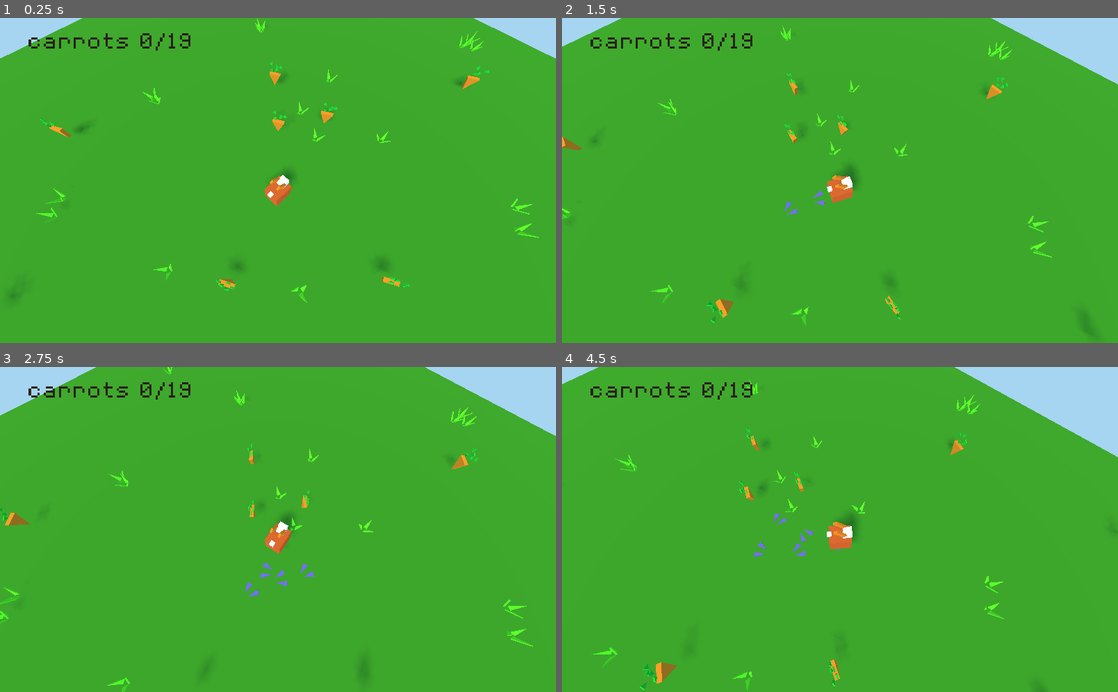
Above: before the commit, frames 1-4 (two rows, left to right).
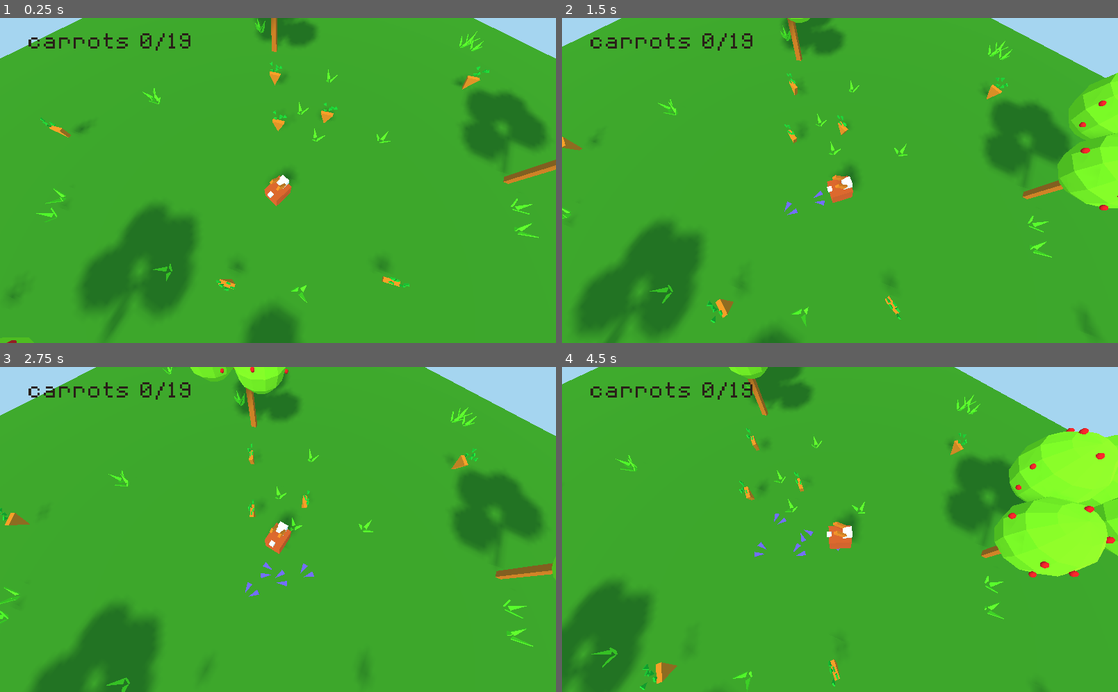
Above: after the commit, the same moments.

Repository: uprun/game-rabbit-and-carrots
Game: Godot game, scene res://game.tscn
Two runs of this game, one before a commit and one after it. Both use one fixed random seed, a clock stepped at 60 frames per second and the inputs below.
Inputs (mouse positions are in pixels of both pictures, inside the frame that each line leads up to):
- Up to frame 1 (0.25 s): no input
- Up to frame 2 (1.5 s): tap Enter at 0.5 s; move the mouse to (962, 164) at 0.52 s; click (962, 164) at 0.67 s; move the mouse to (728, 196) at 1.27 s; click (728, 196) at 1.42 s
- Up to frame 3 (2.75 s): move the mouse to (333, 458) at 2.02 s; click (333, 458) at 2.17 s
- Up to frame 4 (4.5 s): move the mouse to (812, 594) at 2.77 s; click (812, 594) at 2.92 s; move the mouse to (1006, 578) at 3.52 s; click (1006, 578) at 3.67 s; move the mouse to (673, 480) at 4.27 s; click (673, 480) at 4.42 s

The runs differ from the first frame. In frame 1, 9.1% of the frame differs, in the area x 1-100%, y 0-100%; in frame 2, 12%; in frame 3, 8.7%; in frame 4, 15%, in the area x 0-100%, y 0-100%.

Commit message:
added trees

Diff:
--- a/game.tscn
+++ b/game.tscn
@@ -6,6 +6,7 @@
 [ext_resource path="res://game.gd" type="Script" id=4]
 [ext_resource path="res://camera_horizontal.gd" type="Script" id=5]
 [ext_resource path="res://ground2.tscn" type="PackedScene" id=6]
+[ext_resource path="res://tree.tscn" type="PackedScene" id=7]
 
 [sub_resource type="CanvasItemMaterial" id=1]
 
@@ -226,3 +227,15 @@
 visible = false
 mesh = SubResource( 4 )
 material/0 = null
+
+[node name="tree" parent="." instance=ExtResource( 7 )]
+transform = Transform( 1, 0, 0, 0, 1, 0, 0, 0, 1, -0.180367, 0.00388646, 4.95063 )
+
+[node name="tree2" parent="." instance=ExtResource( 7 )]
+transform = Transform( -0.886519, 0, 0.462692, 0, 1, 0, -0.462692, 0, -0.886519, 3.47742, 0.00388741, 3.9353 )
+
+[node name="tree3" parent="." instance=ExtResource( 7 )]
+transform = Transform( 0.964594, 0, 0.263739, 0, 1, 0, -0.263739, 0, 0.964594, 3.97129, 0.00388741, -4.4977 )
+
+[node name="tree4" parent="." instance=ExtResource( 7 )]
+transform = Transform( -0.471412, 0, 0.881913, 0, 1, 0, -0.881913, 0, -0.471412, -3.71402, 0.00388837, -3.54909 )
--- /dev/null
+++ b/tree.tscn
@@ -0,0 +1,185 @@
+[gd_scene load_steps=4 format=2]
+
+[sub_resource type="SpatialMaterial" id=1]
+albedo_color = Color( 0.835294, 0.458824, 0.0156863, 1 )
+
+[sub_resource type="SpatialMaterial" id=2]
+albedo_color = Color( 0.501961, 0.92549, 0.0392157, 1 )
+
+[sub_resource type="SpatialMaterial" id=3]
+albedo_color = Color( 0.945098, 0.0509804, 0.0509804, 1 )
+
+[node name="tree" type="Spatial"]
+
+[node name="CSGBox" type="CSGBox" parent="."]
+transform = Transform( 1, 0, 0, 0, 1, 0, 0, 0, 1, 0, 1, 0 )
+width = 0.119
+depth = 0.16
+material = SubResource( 1 )
+
+[node name="CSGBox2" type="CSGBox" parent="."]
+transform = Transform( 0.516399, 0.856348, 0, -0.856348, 0.516399, 0, 0, 0, 1, 0.468406, 2.25982, 0 )
+width = 0.082
+height = 1.1334
+depth = 0.128
+material = SubResource( 1 )
+
+[node name="CSGBox3" type="CSGBox" parent="."]
+transform = Transform( 0.270025, 0.447785, 0.852394, -0.856348, 0.516399, 0, -0.440175, -0.729946, 0.5229, 0.180543, 2.06296, -0.424207 )
+width = 0.082
+height = 1.1334
+depth = 0.128
+material = SubResource( 1 )
+
+[node name="CSGBox4" type="CSGBox" parent="."]
+transform = Transform( -0.375393, -0.731387, 0.569345, -0.879881, 0.4743, 0.0291479, -0.291359, -0.490014, -0.821582, -0.430614, 2.05363, -0.203125 )
+width = 0.082
+height = 1.1334
+depth = 0.128
+material = SubResource( 1 )
+
+[node name="CSGBox5" type="CSGBox" parent="."]
+transform = Transform( -0.196958, -0.308184, -0.930715, -0.760891, 0.646702, -0.0531198, 0.618266, 0.69771, -0.361868, -0.215904, 1.92672, 0.416084 )
+width = 0.082
+height = 1.1334
+depth = 0.128
+material = SubResource( 1 )
+
+[node name="CSGSphere" type="CSGSphere" parent="."]
+transform = Transform( 1, 0, 0, 0, 1, 0, 0, 0, 1, 0.569102, 2.47032, -0.240731 )
+radius = 0.567
+smooth_faces = false
+material = SubResource( 2 )
+
+[node name="CSGSphere2" type="CSGSphere" parent="."]
+transform = Transform( 1, 0, 0, 0, 1, 0, 0, 0, 1, -0.488141, 2.27525, 0.550698 )
+radius = 0.567
+smooth_faces = false
+material = SubResource( 2 )
+
+[node name="CSGSphere3" type="CSGSphere" parent="."]
+transform = Transform( 1, 0, 0, 0, 1, 0, 0, 0, 1, -0.645553, 2.45163, -0.490119 )
+radius = 0.567
+smooth_faces = false
+material = SubResource( 2 )
+
+[node name="CSGSphere4" type="CSGSphere" parent="."]
+transform = Transform( 1, 0, 0, 0, 1, 0, 0, 0, 1, 0.0144846, 2.45163, -0.788994 )
+radius = 0.567
+smooth_faces = false
+material = SubResource( 2 )
+
+[node name="apple" type="CSGSphere" parent="."]
+transform = Transform( 1, 0, 0, 0, 1, 0, 0, 0, 1, -0.142775, 2.47708, -1.35155 )
+radius = 0.043
+material = SubResource( 3 )
+
+[node name="apple21" type="CSGSphere" parent="."]
+transform = Transform( 1, 0, 0, 0, 1, 0, 0, 0, 1, 0.503725, 2.64018, -0.973745 )
+radius = 0.043
+material = SubResource( 3 )
+
+[node name="apple13" type="CSGSphere" parent="."]
+transform = Transform( 1, 0, 0, 0, 1, 0, 0, 0, 1, -0.142775, 2.97208, -0.708886 )
+radius = 0.043
+material = SubResource( 3 )
+
+[node name="apple14" type="CSGSphere" parent="."]
+transform = Transform( 1, 0, 0, 0, 1, 0, 0, 0, 1, -0.613489, 2.97208, -0.328361 )
+radius = 0.043
+material = SubResource( 3 )
+
+[node name="apple15" type="CSGSphere" parent="."]
+transform = Transform( 1, 0, 0, 0, 1, 0, 0, 0, 1, -0.468159, 2.7928, 0.334198 )
+radius = 0.043
+material = SubResource( 3 )
+
+[node name="apple16" type="CSGSphere" parent="."]
+transform = Transform( 1, 0, 0, 0, 1, 0, 0, 0, 1, 0.251041, 2.90397, -0.207567 )
+radius = 0.043
+material = SubResource( 3 )
+
+[node name="apple2" type="CSGSphere" parent="."]
+transform = Transform( 1, 0, 0, 0, 1, 0, 0, 0, 1, 0, 2.14872, -1.28389 )
+radius = 0.043
+material = SubResource( 3 )
+
+[node name="apple12" type="CSGSphere" parent="."]
+transform = Transform( -0.430574, 0, 0.902555, 0.502258, 0.830858, 0.239608, -0.749895, 0.556484, -0.357746, -0.829448, 2.96073, -0.679377 )
+radius = 0.043
+material = SubResource( 3 )
+
+[node name="apple11" type="CSGSphere" parent="."]
+transform = Transform( -0.430574, 0, 0.902555, 0.502258, 0.830858, 0.239608, -0.749895, 0.556484, -0.357746, -0.829859, 2.76322, -0.930682 )
+radius = 0.043
+material = SubResource( 3 )
+
+[node name="apple4" type="CSGSphere" parent="."]
+transform = Transform( 1, 0, 0, 0, 1, 0, 0, 0, 1, -0.552794, 2.47708, 1.10154 )
+radius = 0.043
+material = SubResource( 3 )
+
+[node name="apple23" type="CSGSphere" parent="."]
+transform = Transform( 1, 0, 0, 0, 1, 0, 0, 0, 1, -1.06982, 2.47708, 0.615379 )
+radius = 0.043
+material = SubResource( 3 )
+
+[node name="apple3" type="CSGSphere" parent="."]
+transform = Transform( 1, 0, 0, 0, 1, 0, 0, 0, 1, -0.410019, 2.14872, 1.10898 )
+radius = 0.043
+material = SubResource( 3 )
+
+[node name="apple20" type="CSGSphere" parent="."]
+transform = Transform( 1, 0, 0, 0, 1, 0, 0, 0, 1, 0.744592, 2.14872, 0.173069 )
+radius = 0.043
+material = SubResource( 3 )
+
+[node name="apple18" type="CSGSphere" parent="."]
+transform = Transform( 0.68442, 0, -0.729088, 0, 1, 0, 0.729088, 0, 0.68442, -1.06885, 2.60855, -0.215743 )
+radius = 0.043
+material = SubResource( 3 )
+
+[node name="apple17" type="CSGSphere" parent="."]
+transform = Transform( 0.68442, 0, -0.729088, 0, 1, 0, 0.729088, 0, 0.68442, -0.976558, 2.28019, -0.106552 )
+radius = 0.043
+material = SubResource( 3 )
+
+[node name="apple22" type="CSGSphere" parent="."]
+transform = Transform( 0.68442, 0, -0.729088, 0, 1, 0, 0.729088, 0, 0.68442, -0.976558, 2.28019, -0.87323 )
+radius = 0.043
+material = SubResource( 3 )
+
+[node name="apple6" type="CSGSphere" parent="."]
+transform = Transform( -0.0936914, 0, -0.995601, 0.203835, 0.978817, -0.0191819, 0.974512, -0.204735, -0.0917068, -0.0752667, 2.66559, 0.518635 )
+radius = 0.043
+material = SubResource( 3 )
+
+[node name="apple5" type="CSGSphere" parent="."]
+transform = Transform( -0.0936914, 0, -0.995601, 0.203835, 0.978817, -0.0191819, 0.974512, -0.204735, -0.0917068, -0.116436, 2.37199, 0.965047 )
+radius = 0.043
+material = SubResource( 3 )
+
+[node name="apple19" type="CSGSphere" parent="."]
+transform = Transform( -0.0936914, 0, -0.995601, 0.203835, 0.978817, -0.0191819, 0.974512, -0.204735, -0.0917068, 1.03817, 2.37199, 0.0291318 )
+radius = 0.043
+material = SubResource( 3 )
+
+[node name="apple10" type="CSGSphere" parent="."]
+transform = Transform( 1, 0, 0, 0, 0.338229, 0.941064, 0, -0.941064, 0.338229, 0.672717, 3.03014, -0.257834 )
+radius = 0.043
+material = SubResource( 3 )
+
+[node name="apple9" type="CSGSphere" parent="."]
+transform = Transform( 1, 0, 0, 0, 0.338229, 0.941064, 0, -0.941064, 0.338229, 0.738036, 2.89918, 0.0536923 )
+radius = 0.043
+material = SubResource( 3 )
+
+[node name="apple8" type="CSGSphere" parent="."]
+transform = Transform( -0.0936914, 0, -0.995601, 0.986021, 0.138395, -0.0927898, 0.137786, -0.990377, -0.0129664, 0.96464, 2.51844, -0.632391 )
+radius = 0.043
+material = SubResource( 3 )
+
+[node name="apple7" type="CSGSphere" parent="."]
+transform = Transform( -0.0936914, 0, -0.995601, 0.986021, 0.138395, -0.0927898, 0.137786, -0.990377, -0.0129664, 1.00606, 2.83924, -0.205105 )
+radius = 0.043
+material = SubResource( 3 )
Not shown, changed: .mono/metadata/ide_server_meta.txt
Not shown: 1 places in game.tscn that only renumber resources
